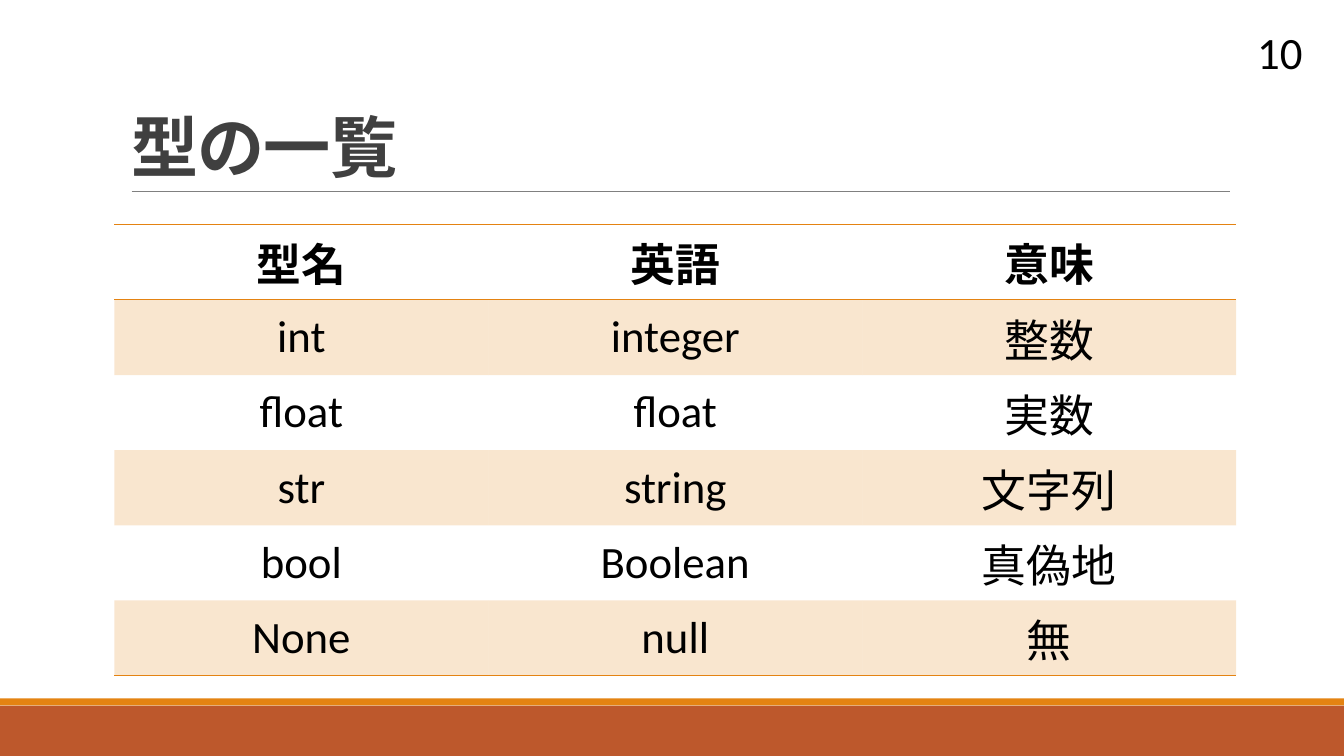
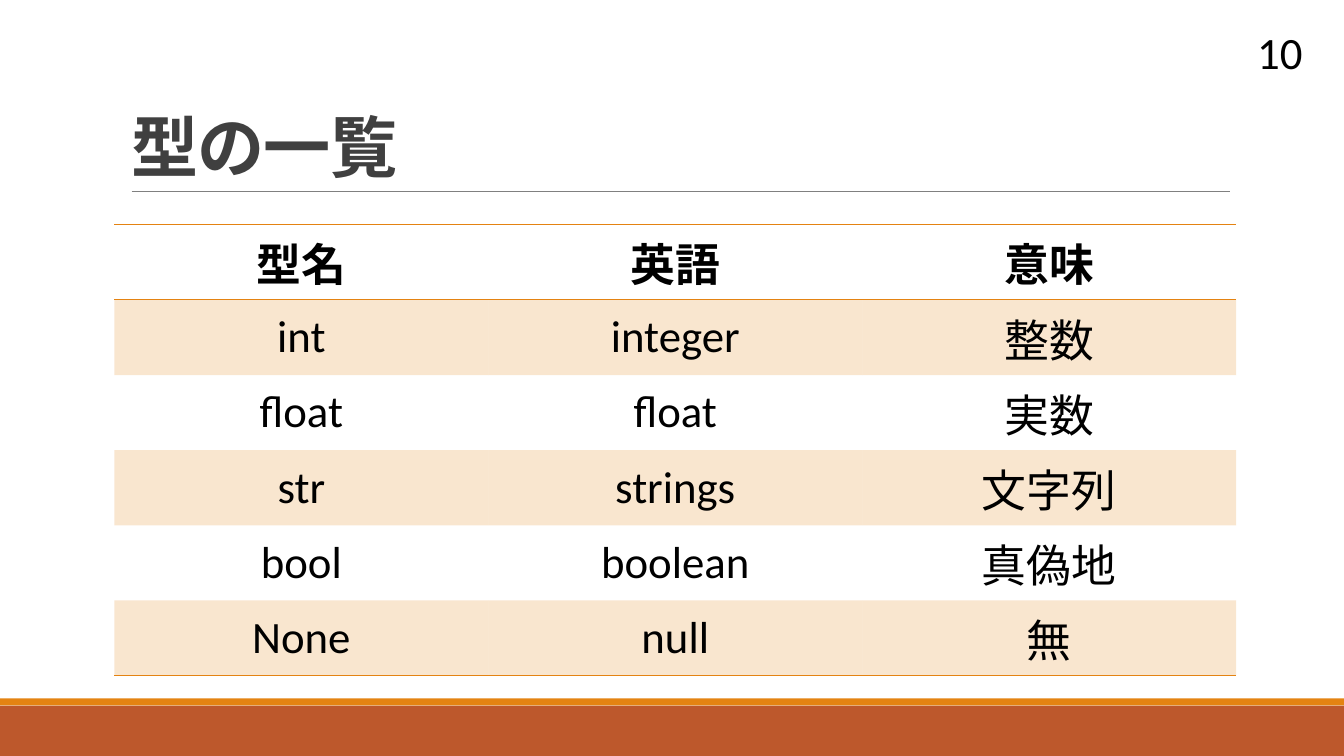
Before and after one commit to navy1634/Teach, a slide deck: slide 10 of 20230711/unit03.pptx. Drawn at 1344x756 pixels with LibreOffice and Linux fonts; fonts in the diff are those of the drawing. Boxes give left, top, right and bottom in pixels: in the first picture for what was removed or moved away, otherwise in the second. Text is boxed around its words. In the diff, an @@ line names an element or a change of style, - is before the commit and + after.

```diff
--- a/20230711/unit03.pptx
+++ b/20230711/unit03.pptx
@@ table at (x1=115, y1=225, x2=1237, y2=665) @@
-row 4, column 2: string
+row 4, column 2: strings
-row 5, column 2: Boolean
+row 5, column 2: boolean
```
Also in this commit, not shown: 8 other slides changed, 1 slide removed, 1 other file.
